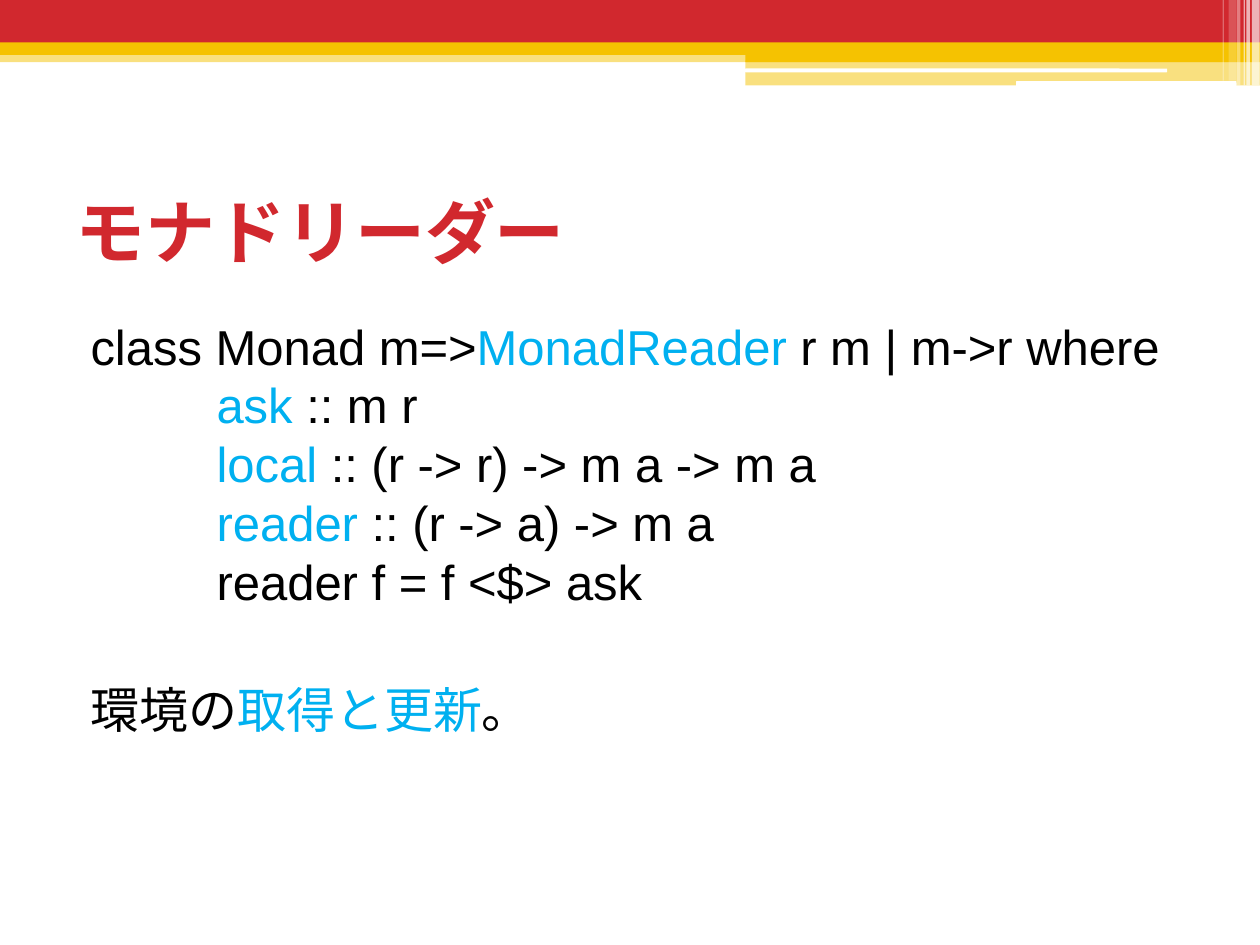
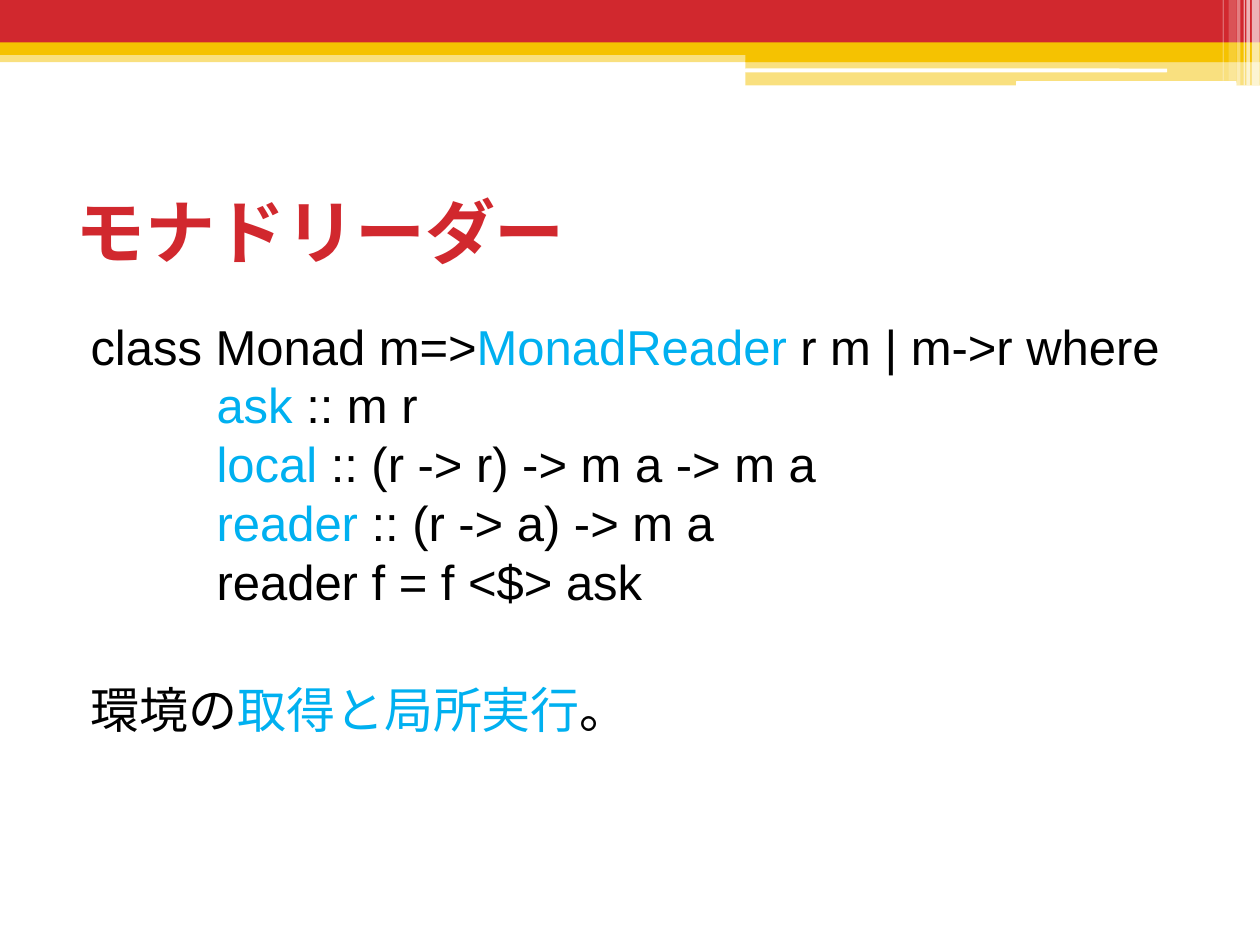
Before and after one commit to shiatsumat/HaskellLecture, a slide deck: slide 131 of 2_monad/slides/2_monad.pptx. Drawn at 1260x945 pixels with LibreOffice and Linux fonts; fonts in the diff are those of the drawing. Boxes give left, top, right and bottom in pixels: in the first picture for what was removed or moved away, otherwise in the second. Text is boxed around its words. In the diff, an @@ line names an element or a change of style, - is before the commit and + after.

```diff
--- a/2_monad/slides/2_monad.pptx
+++ b/2_monad/slides/2_monad.pptx
@@ text at (91, 686, 629, 732): text changed @@
-環境の取得と更新。
+環境の取得と局所実行。
```
Also in this commit, not shown: 1 other slide changed, 4 other files.
